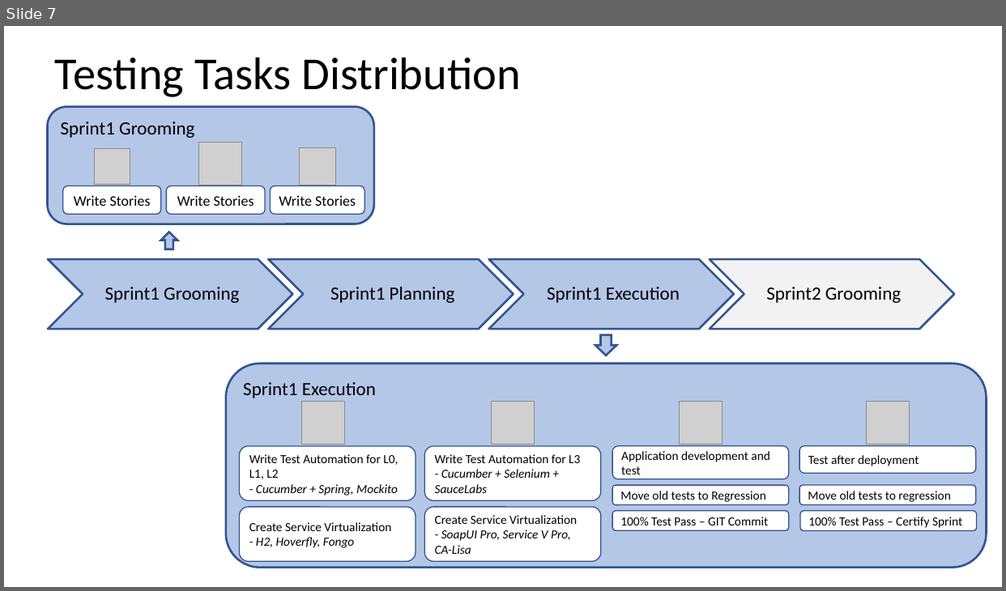
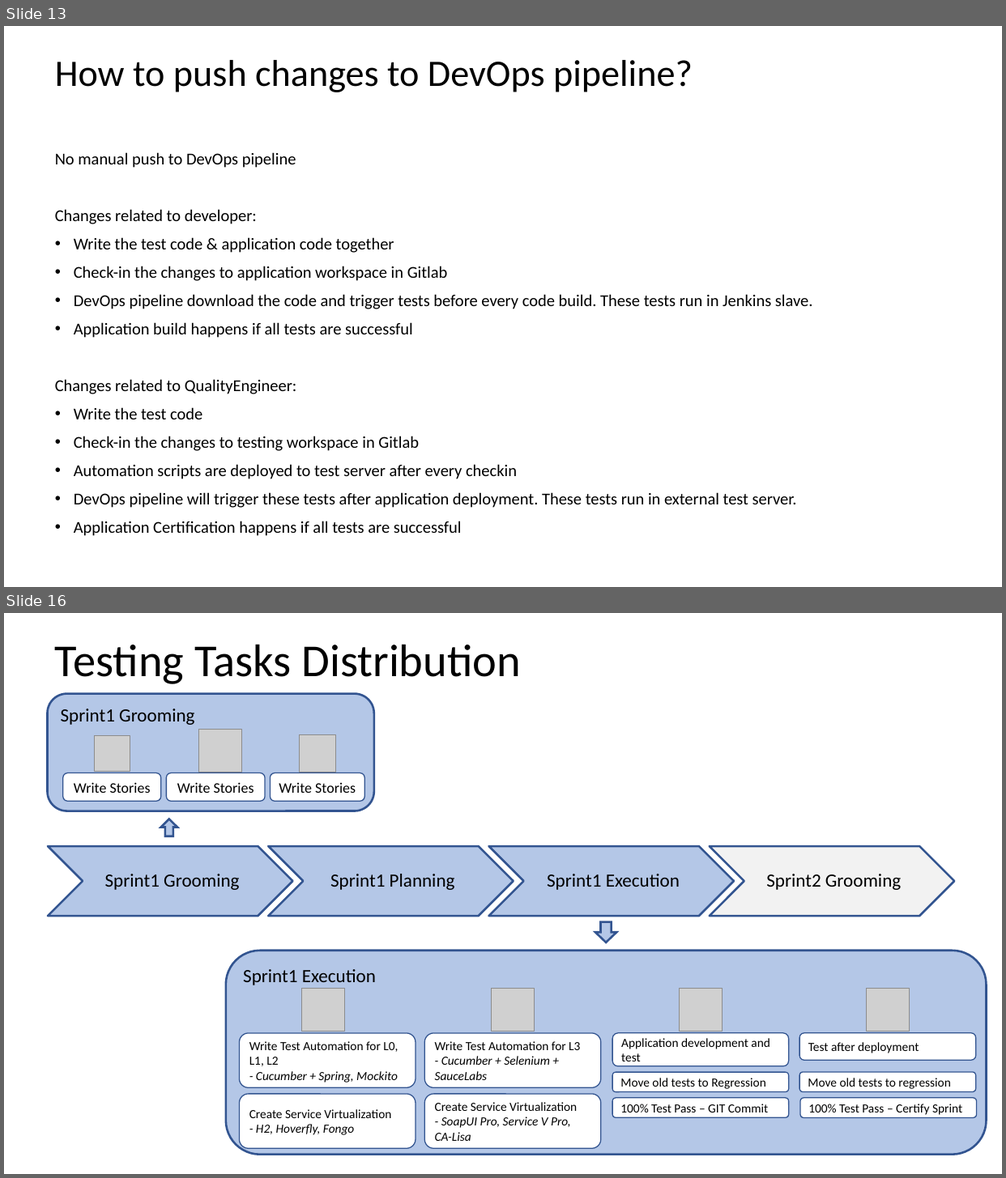
Before and after one commit to ravikalla/artifacts, a slide deck: MissionZeroDefect.pptx. Shown one above the other, each under a label of ours: slide 7 before the commit, slides 13 and 16 after it; the slides between them are not shown. The pictures are 1006x591 and 1006x1178 pixels, drawn with LibreOffice and Linux fonts; fonts in the diff are those of the drawing; grey boxes stand for pictures. Boxes give left, top, right and bottom in pixels: in the first picture for what was removed or moved away, otherwise in the second. Text is boxed around its words. In the diff, an @@ line names an element or a change of style, - is before the commit and + after.

```diff
--- a/MissionZeroDefect.pptx
+++ b/MissionZeroDefect.pptx
@@ slide 13 added at (4, 26, 1002, 587), background #FFFFFF @@
@@ title added at (55, 60, 692, 92), 36 pt, text #000000 @@
+How to push changes to DevOps pipeline?
@@ text added at (55, 152, 813, 536), 16 pt, text #000000 @@
+No manual push to DevOps pipeline
+Changes related to developer:
+• Write the test code & application code together
+• Check-in the changes to application workspace in Gitlab
+• DevOps pipeline download the code and trigger tests before every code build. These tests run in Jenkins slave.
+• Application build happens if all tests are successful
+Changes related to QualityEngineer:
+• Write the test code
+• Check-in the changes to testing workspace in Gitlab
+• Automation scripts are deployed to test server after every checkin
+• DevOps pipeline will trigger these tests after application deployment. These tests run in external test server.
+• Application Certification happens if all tests are successful
@@ what was slide 7 is now slide 16 @@
```
Also in this commit, not shown: 8 other slides added.
